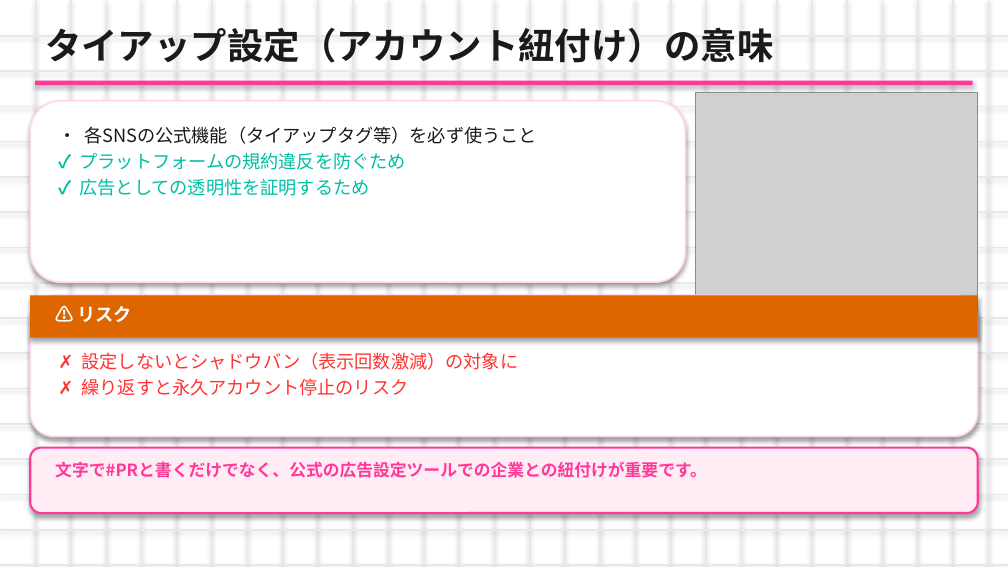
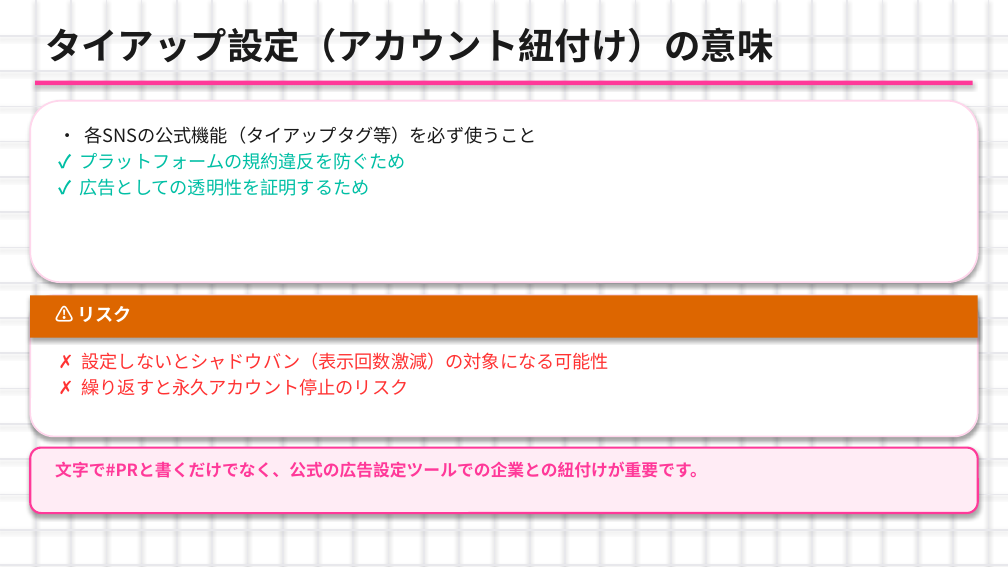
Before and after one commit to nagasawakai-eng/torihada-pptx-editor, a slide deck: slide 6 of TORIHADA_第2週_研修資料.pptx. Drawn at 1008x567 pixels with LibreOffice and Linux fonts; fonts in the diff are those of the drawing; grey boxes stand for pictures. Boxes give left, top, right and bottom in pixels: in the first picture for what was removed or moved away, otherwise in the second. Text is boxed around its words. In the diff, an @@ line names an element or a change of style, - is before the commit and + after.

```diff
--- a/TORIHADA_第2週_研修資料.pptx
+++ b/TORIHADA_第2週_研修資料.pptx
@@ rounded rectangle: place and size @@
-rounded rectangle at [30, 101, 685, 282]
+rounded rectangle at [30, 101, 978, 282]
@@ picture removed at [696, 93, 978, 375] @@
@@ text at [82, 352, 609, 370]: text changed @@
-✗ 設定しないとシャドウバン（表示回数激減）の対象に
+✗ 設定しないとシャドウバン（表示回数激減）の対象になる可能性
```
Also in this commit, not shown: 26 other slides changed, 27 other files.
